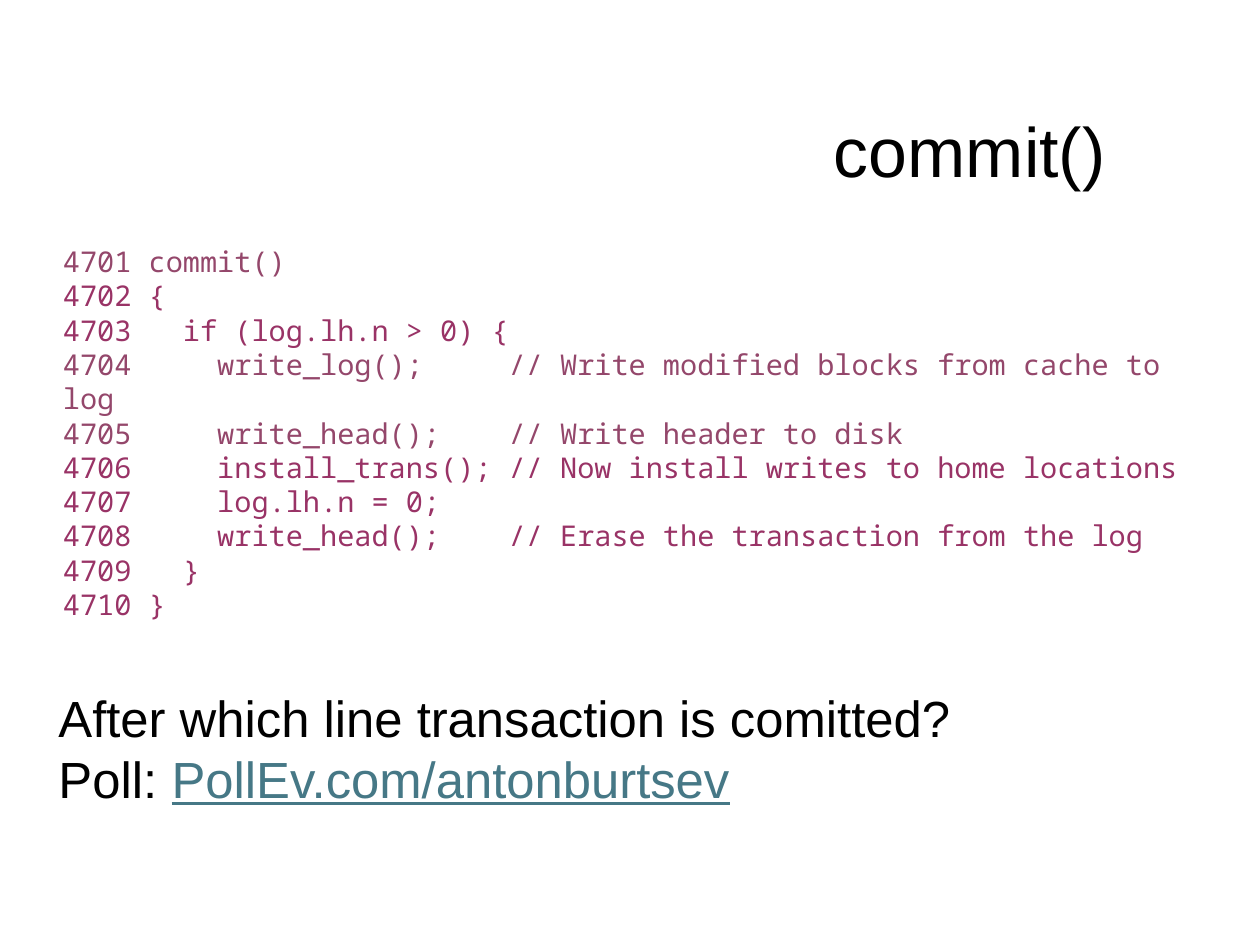
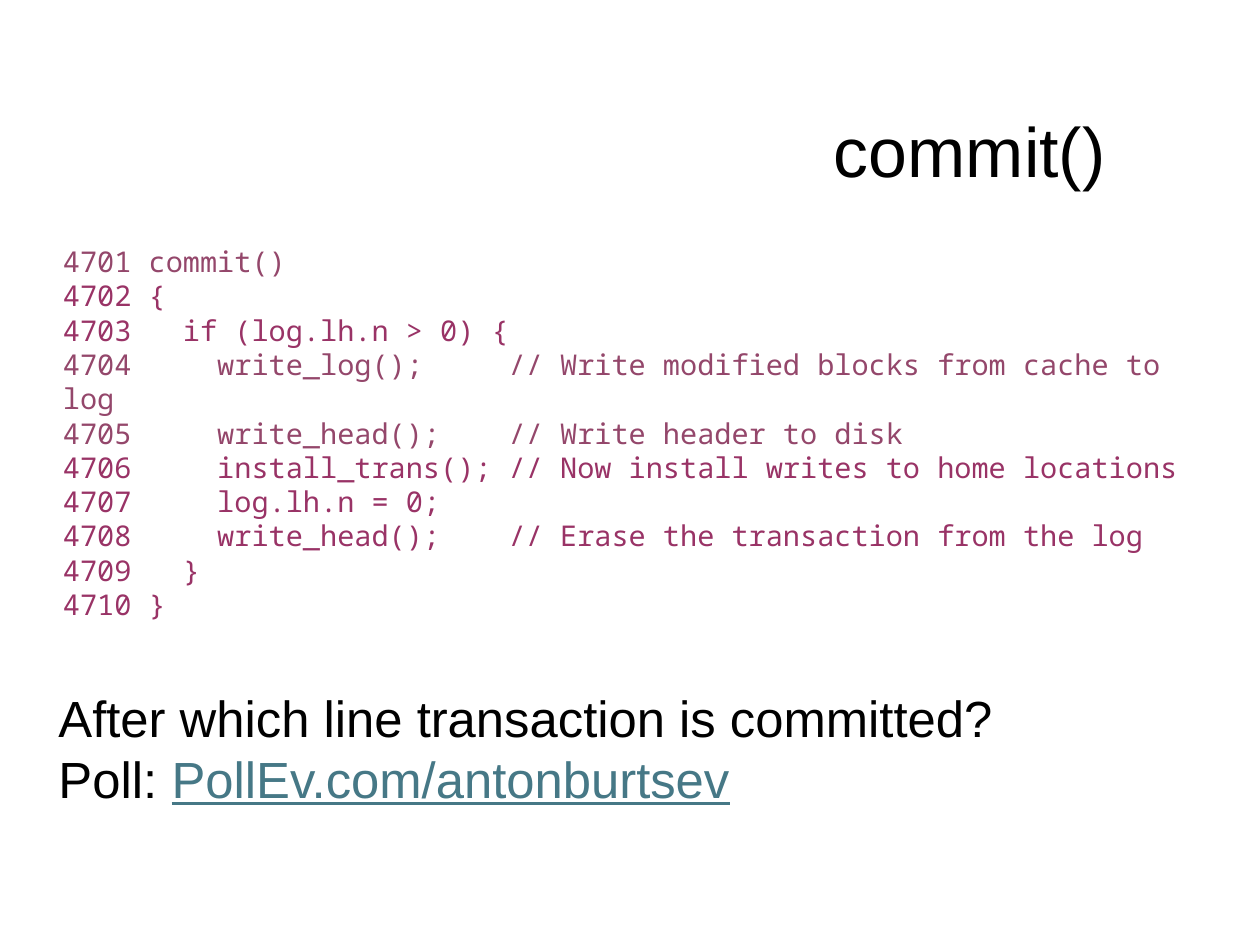
Before and after one commit to mars-research/cs5460, a slide deck: slide 76 of static/lectures/lecture12-file-system/lecture12-file-system.pptx. Drawn at 1260x945 pixels with LibreOffice and Linux fonts; fonts in the diff are those of the drawing. Boxes give left, top, right and bottom in pixels: in the first picture for what was removed or moved away, otherwise in the second. Text is boxed around its words. In the diff, an @@ line names an element or a change of style, - is before the commit and + after.

```diff
--- a/static/lectures/lecture12-file-system/lecture12-file-system.pptx
+++ b/static/lectures/lecture12-file-system/lecture12-file-system.pptx
@@ text at (58,700,992,805): text changed @@
-After which line transaction is comitted?
-Poll: PollEv.com/antonburtsev
+After which line transaction is committed?
+Poll: PollEv.com/antonburtsev
```
Also in this commit, not shown: 28 other slides changed, 1 other file.
